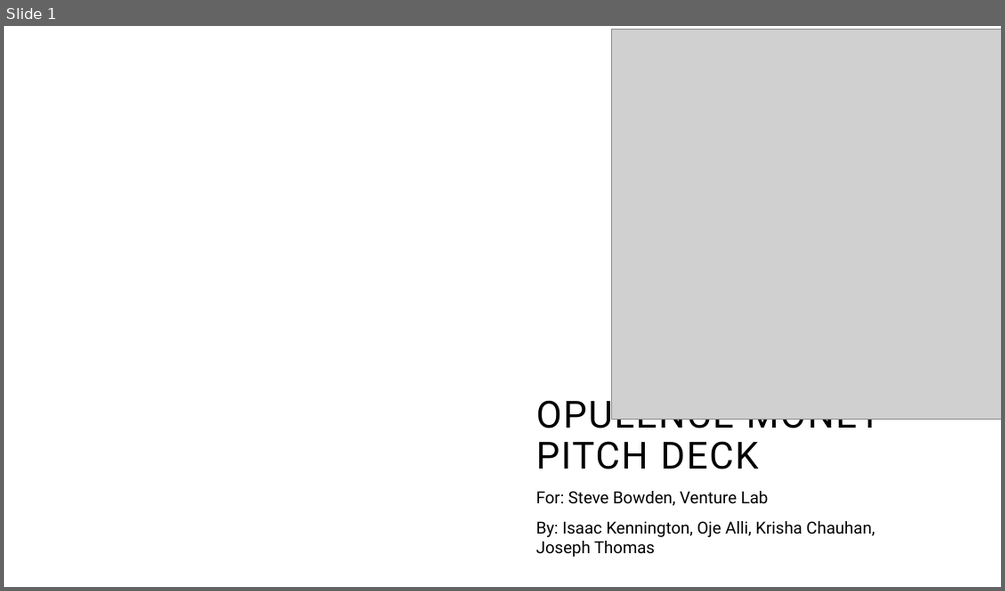
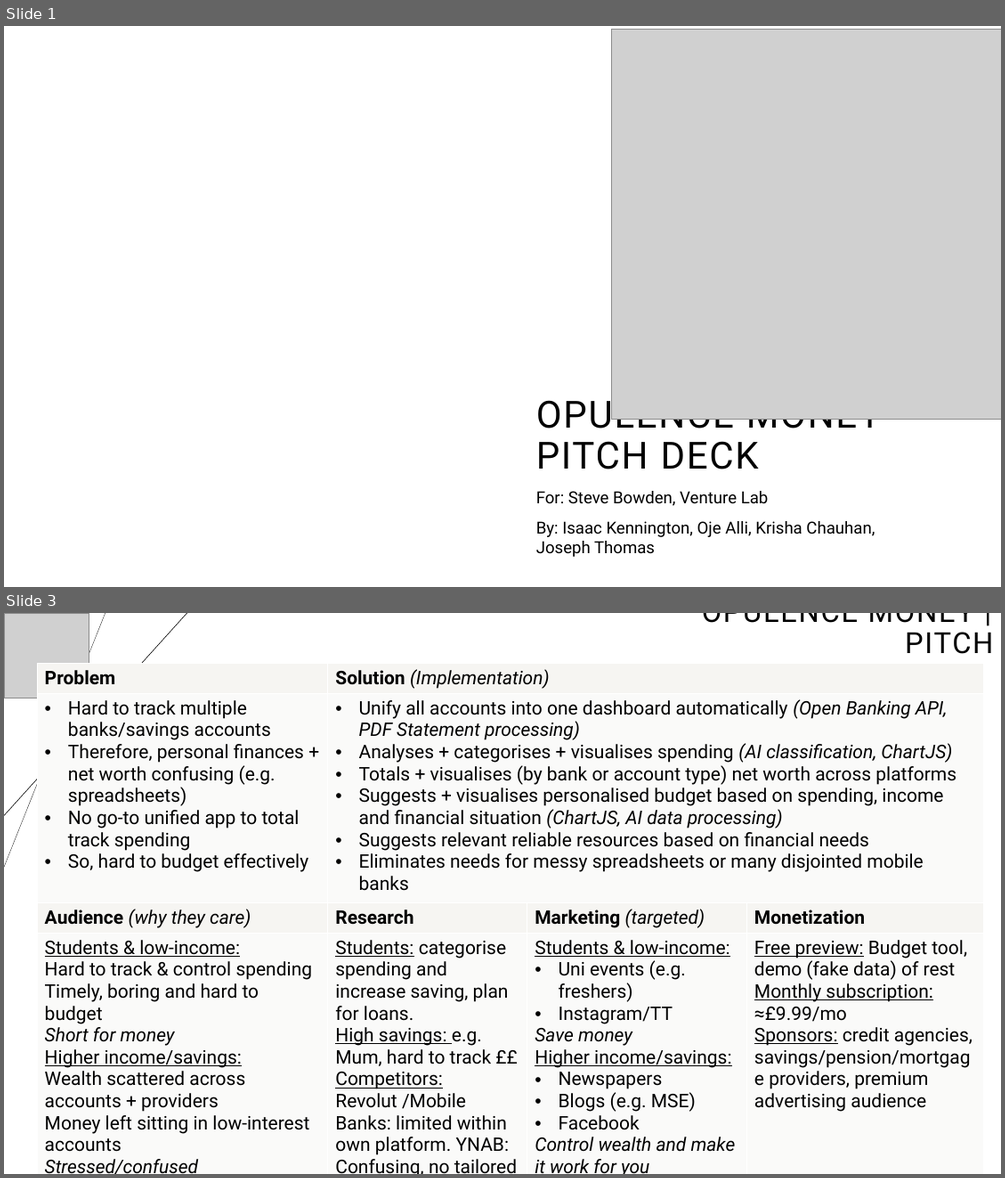
Before and after one commit to striker104/opulencemoney, a slide deck: Pitches/Venture-lab-pitch.pptx. Shown one above the other, each under a label of ours: slide 1 before the commit, slides 1 and 3 after it; the slides between them are not shown. The pictures are 1005x591 and 1005x1178 pixels, drawn with LibreOffice and Linux fonts; fonts in the diff are those of the drawing; grey boxes stand for pictures; background and template pictures are left out. Boxes give left, top, right and bottom in pixels: in the first picture for what was removed or moved away, otherwise in the second. Text is boxed around its words. In the diff, an @@ line names an element or a change of style, - is before the commit and + after.

```diff
--- a/Pitches/Venture-lab-pitch.pptx
+++ b/Pitches/Venture-lab-pitch.pptx
@@ slide 3 added at (4, 613, 1001, 1174), background #FFFFFF @@
@@ line added from (105, 613) to (4, 868), #000000 0.25 pt @@
@@ line added from (187, 613) to (4, 816), #000000 0.5 pt @@
@@ picture added at (4, 613, 89, 698) @@
@@ text added at (702, 613, 993, 654), 28 pt, text #000000 @@
+OPULENCE MONEY | PITCH
@@ table added at (37, 664, 984, 1174), 4 rows, 4 columns @@
+Problem | Solution (Implementation) |  | 
+Hard to track multiple banks/savings accounts / Therefore, personal finances + net worth confusing (e.g. spreadsheets) / No go-to unified app to total track spending / So, hard to budget effectively | Unify all accounts into one dashboard automatically (Open Banking API, PDF Statement processing) / Analyses + categorises + visualises spending (AI classification, ChartJS) / Totals + visualises (by bank or account type) net worth across platforms / Suggests + visualises personalised budget based on spending, income and financial situation (ChartJS, AI data processing) / Suggests relevant reliable resources based on financial needs / Eliminates needs for messy spreadsheets or many disjointed mobile banks |  | 
+Audience (why they care) | Research | Marketing (targeted) | Monetization
+Students & low-income: / Hard to track & control spending / Timely, boring and hard to budget / Short for money / Higher income/savings: / Wealth scattered across accounts + providers / Money left sitting in low-interest accounts / Stressed/confused | Students: categorise spending and increase saving, plan for loans. / High savings: e.g. Mum, hard to track ££ / Competitors: Revolut /Mobile Banks: limited within own platform. YNAB: Confusing, no tailored suggestions, but some overlaps | Students & low-income: / Uni events (e.g. freshers) / Instagram/TT / Save money / Higher income/savings: / Newspapers / Blogs (e.g. MSE) / Facebook / Control wealth and make it work for you | Free preview: Budget tool, demo (fake data) of rest / Monthly subscription: / ≈£9.99/mo / Sponsors: credit agencies, savings/pension/mortgage providers, premium advertising audience
```
Also in this commit, not shown: 2 other slides added.
